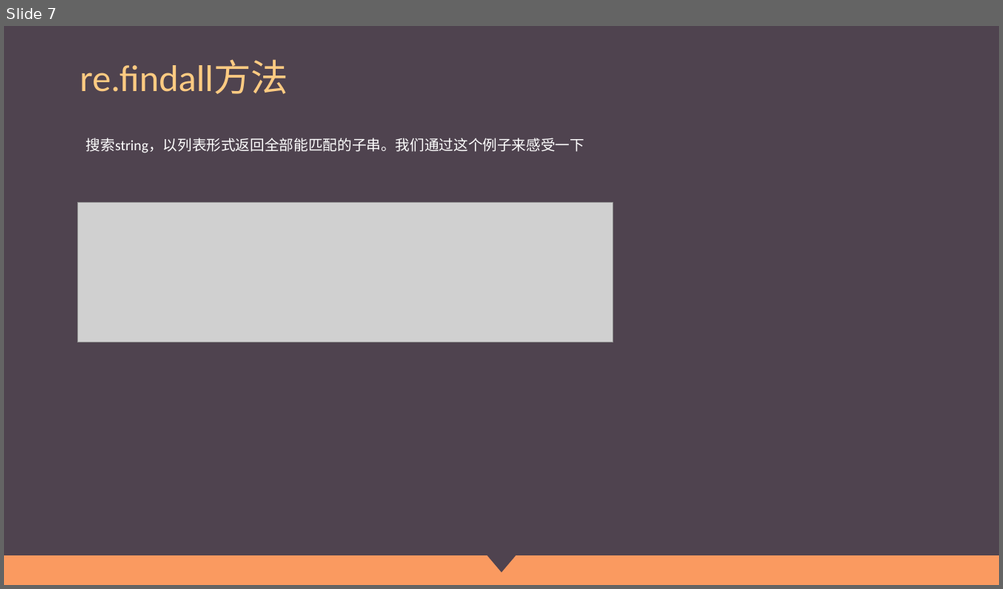
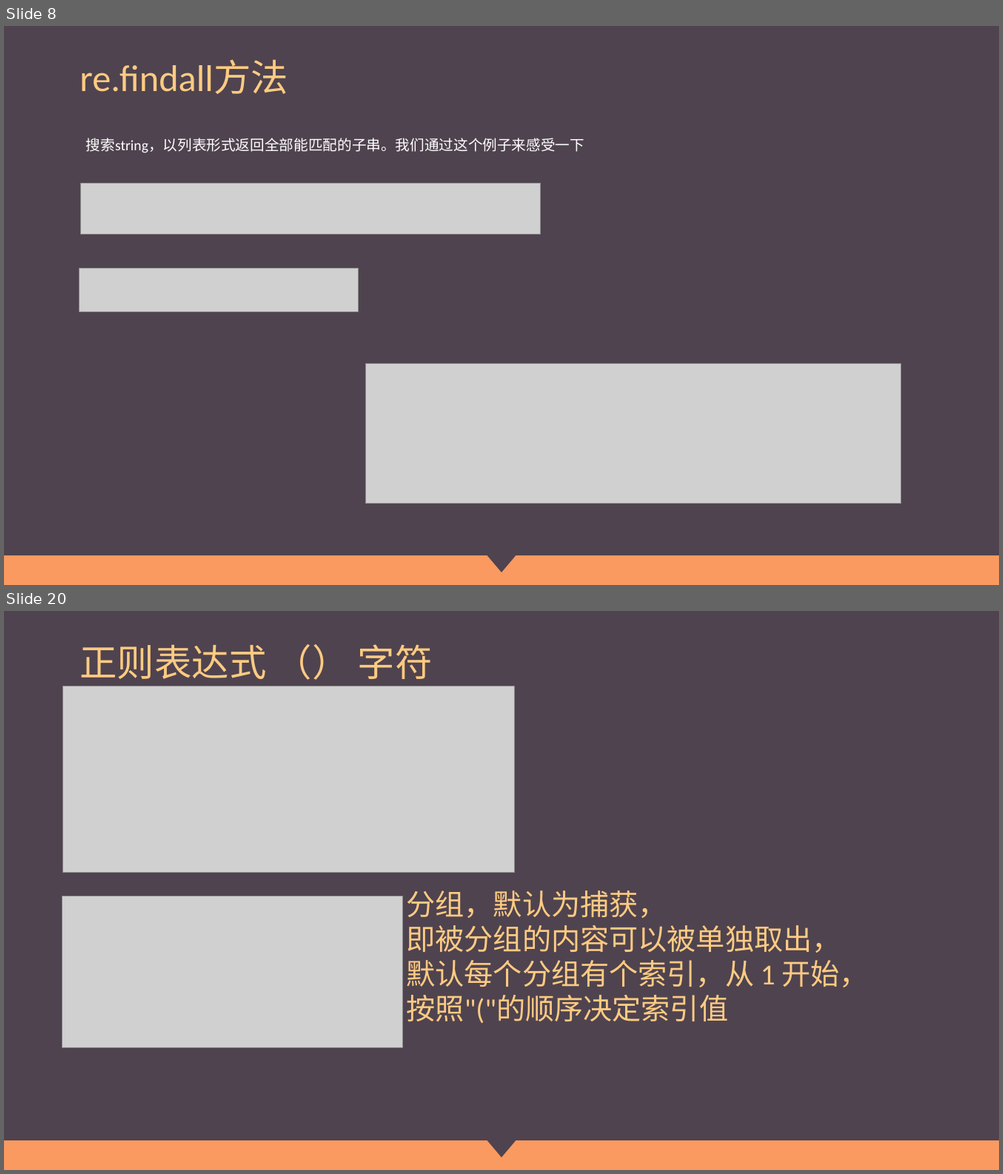
Before and after one commit to Wu-jiaming/-ppt, a slide deck: 正则表达式.pptx. Shown one above the other, each under a label of ours: slide 7 before the commit, slides 8 and 20 after it; the slides between them are not shown. The pictures are 1003x589 and 1003x1174 pixels, drawn with LibreOffice and Linux fonts; fonts in the diff are those of the drawing; grey boxes stand for pictures. Boxes give left, top, right and bottom in pixels: in the first picture for what was removed or moved away, otherwise in the second. Text is boxed around its words. In the diff, an @@ line names an element or a change of style, - is before the commit and + after.

```diff
--- a/正则表达式.pptx
+++ b/正则表达式.pptx
@@ slide 20 added at <box>4,611,999,1170</box>, background #4F434F; not listed: 2 template elements that a slide beside it also shows @@
@@ title added at <box>79,644,432,679</box>, 36 pt, text #FDCB82 @@
+正则表达式 （） 字符
@@ picture added at <box>63,686,515,873</box> @@
@@ picture added at <box>62,897,402,1048</box> @@
@@ text added at <box>406,891,868,1023</box>, 28 pt, text #FDCB82 @@
+分组，默认为捕获，
+即被分组的内容可以被单独取出，
+默认每个分组有个索引，从 1 开始，
+按照"("的顺序决定索引值
@@ what was slide 7 is now slide 8 @@
@@ slide 8 changed as well @@
@@ picture added at <box>81,183,541,234</box> @@
@@ picture added at <box>79,269,358,312</box> @@
@@ picture: place and size @@
-picture at <box>78,203,614,343</box>
+picture at <box>366,364,902,504</box>
```
Also in this commit, not shown: 1 other slide changed, 25 other slides added.
